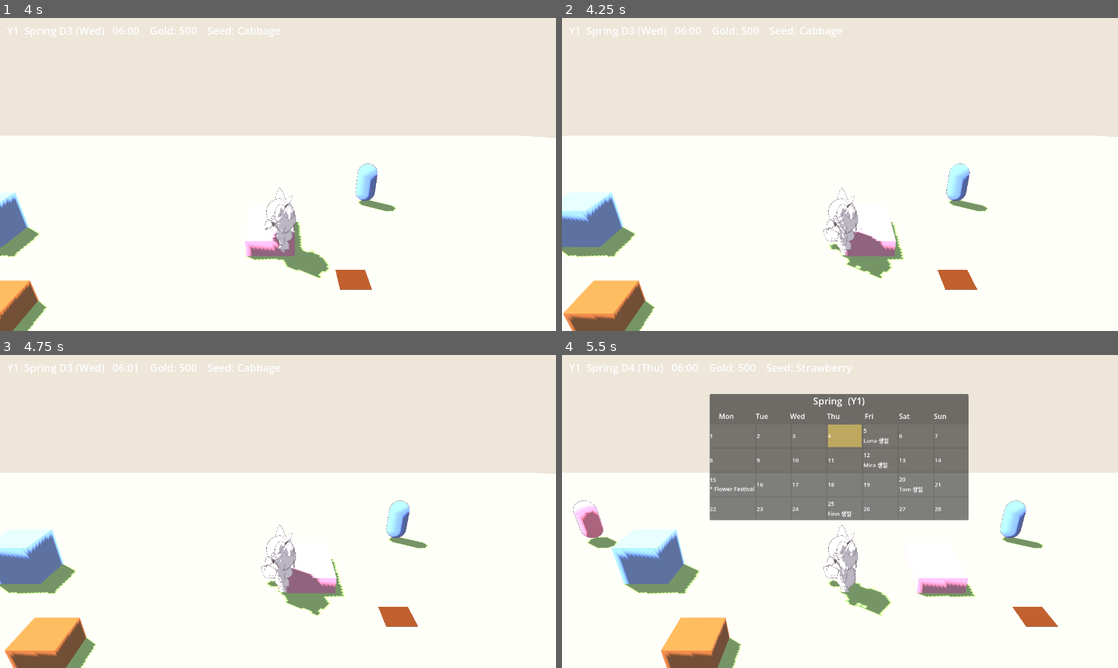
Above: before the commit, frames 1-4 (two rows, left to right).
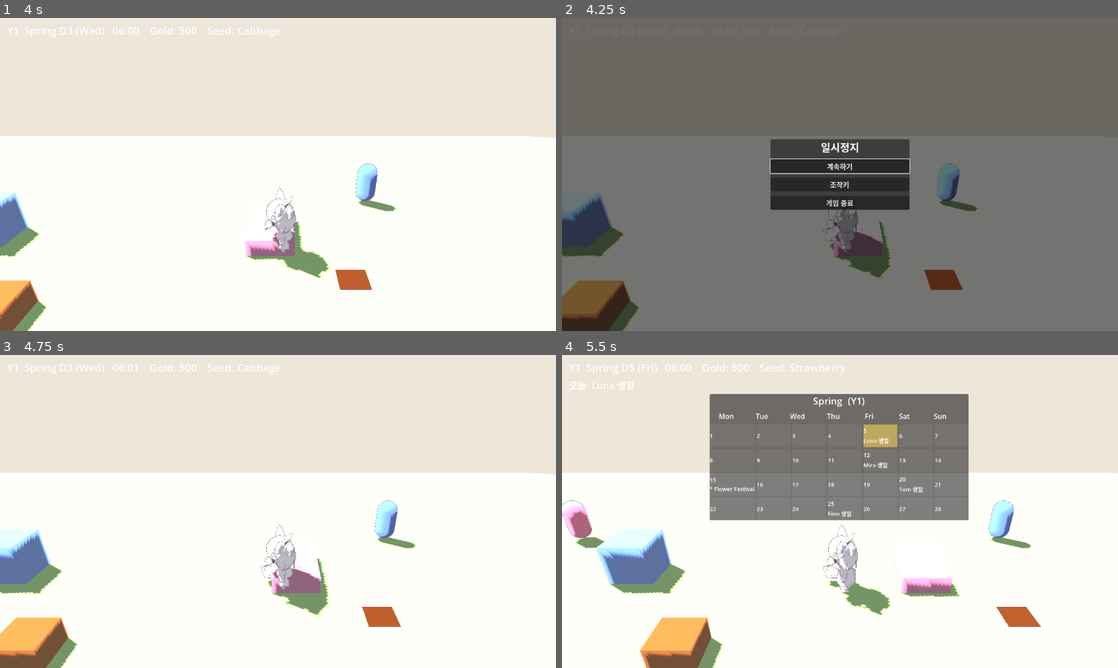
Above: after the commit, the same moments.

Repository: ui2030/cozy_vale
Game: Godot game, scene res://world/world.tscn
Two runs of this game, one before a commit and one after it. Both use one fixed random seed, a clock stepped at 60 frames per second and the inputs below.
Inputs (mouse positions are in pixels of both pictures, inside the frame that each line leads up to):
- Up to frame 1 (4 s): tap Enter at 0.5 s; hold D (move_right) 0.53-1.28 s; hold C (calendar) 0.53-1.28 s; tap Space at 0.77, 1.52, 3.02, 3.77 s; tap Q (cycle_seed) at 0.8, 1.35 s; hold S (move_down) 1.28-2.03 s; tap G (give) at 1.55 s; hold D (move_right) 2.03-2.78 s; hold G (give) 2.03-2.78 s; tap E (interact) at 2.3, 2.85 s; hold W (move_up) 2.78-3.53 s; tap F (use_tool) at 3.05 s; hold A (move_left) from 3.53 s (still down); hold F (use_tool) from 3.53 s (still down); tap C (calendar) at 3.8 s
- Up to frame 2 (4.25 s): keep holding A (move_left); keep holding F (use_tool); tap Escape (pause_menu, bound only after the commit) at 4.15 s
- Up to frame 3 (4.75 s): release A (move_left) at 4.25 s; release F (use_tool) at 4.25 s; click (278, 502) at 4.25 s, where only the run after the commit has a clickable "계속하기"
- Up to frame 4 (5.5 s): tap Space at 5, 5.27 s; hold A (move_left) from 5.03 s (still down); tap C (calendar) at 5.1 s; tap Q (cycle_seed) at 5.3 s

Frame 1 is identical in both runs. In frame 2, 100% of the frame differs, in the area x 0-100%, y 0-100%; in frame 3, 4.5%; in frame 4, 7.0%.

Commit message:
feat: 일시정지 메뉴 + 조작키 안내
- ESC 토글 메뉴(계속하기/조작키/게임종료), 열림 시 GameClock PAUSED
- 조작키 화면은 InputMap을 직접 읽어 표시(하드코딩 없음), 한국어 라벨은 InputSetup
- 종료 확인 문구 + 예/아니오, 메뉴 열리면 달력 패널 닫힘
- 메뉴 중 플레이어 이동·상호작용 차단, test_core 스모크 추가

Diff:
--- a/autoload/input_setup.gd
+++ b/autoload/input_setup.gd
@@ -1,6 +1,18 @@
 extends Node
 # 입력 액션 등록 (DESIGN 11.4 — 액션 이름으로만 입력, 패드는 나중에 같은 액션에 매핑 추가)
 # physical_keycode = 물리 키 위치 기준(비QWERTY 배열에서도 WASD 위치 유지).
+
+# 조작키 안내 화면용 한국어 라벨 + 표시 순서 (InputMap이 키 단일출처, 여긴 라벨만)
+const ACTION_LABELS := {
+	"move_up": "위로 이동", "move_down": "아래로 이동",
+	"move_left": "왼쪽 이동", "move_right": "오른쪽 이동",
+	"interact": "상호작용 (침대/상점/상자/대화)",
+	"use_tool": "도구 사용",
+	"cycle_seed": "씨앗 변경",
+	"give": "선물 주기",
+	"calendar": "달력 열기",
+	"pause_menu": "일시정지 메뉴",
+}
 
 func _ready() -> void:
 	_add("move_up", [KEY_W, KEY_UP])
@@ -12,6 +24,7 @@
 	_add("cycle_seed", [KEY_Q])           # 선택 씨앗 순환
 	_add("give", [KEY_G])                 # 근처 주민에게 선물
 	_add("calendar", [KEY_C])             # 달력 패널 토글
+	_add("pause_menu", [KEY_ESCAPE])      # 일시정지 메뉴 토글
 
 func _add(action: String, keys: Array) -> void:
 	if InputMap.has_action(action):
--- a/player/player.gd
+++ b/player/player.gd
@@ -42,6 +42,9 @@
 	stats_changed.emit()
 
 func _physics_process(delta: float) -> void:
+	if GameClock.state == GameClock.State.PAUSED:  # 메뉴 열림 = 조작 정지
+		velocity = Vector3.ZERO
+		return
 	if not is_on_floor():
 		velocity.y -= gravity * delta
 	else:
@@ -60,6 +63,8 @@
 	_update_highlight()
 
 func _unhandled_input(event: InputEvent) -> void:
+	if GameClock.state == GameClock.State.PAUSED:  # 메뉴 열림 = 상호작용 차단
+		return
 	if event.is_action_pressed("interact"):
 		_try_interact()
 	elif event.is_action_pressed("use_tool"):
--- a/tests/test_core.gd
+++ b/tests/test_core.gd
@@ -28,6 +28,7 @@
 	_test_v1_save_compat()
 	_test_calendar()
 	_test_festival()
+	_test_pause_menu()
 	print("ALL CORE TESTS PASS")
 	get_tree().quit()
 
@@ -173,6 +174,16 @@
 	assert(not _npcsys._festival_active, "축제 종료")
 	assert(_npcsys.npc_nodes[id].position.distance_to(home_pos) < 0.01, "집 복귀")
 
+func _test_pause_menu() -> void:
+	var menu := preload("res://ui/pause_menu.gd").new()
+	add_child(menu)  # _ready: 뷰 빌드
+	GameClock.state = GameClock.State.NORMAL
+	menu.open_menu()
+	assert(GameClock.state == GameClock.State.PAUSED, "메뉴 열림 → PAUSED")
+	assert(menu.visible, "메뉴 표시")
+	menu.close_menu()
+	assert(GameClock.state == GameClock.State.NORMAL, "메뉴 닫힘 → 이전 상태 복원")
+
 func _test_v1_save_compat() -> void:
 	# A단계(v1) 세이브를 그대로 로드 → 마이그레이션되어 복원 (호환)
 	var dir := DirAccess.open("user://")
--- a/ui/calendar_panel.gd
+++ b/ui/calendar_panel.gd
@@ -11,6 +11,7 @@
 var _grid: GridContainer
 
 func _ready() -> void:
+	add_to_group("calendar_panel")  # 일시정지 메뉴가 열릴 때 닫도록
 	visible = false
 	mouse_filter = Control.MOUSE_FILTER_IGNORE
 	set_anchors_preset(Control.PRESET_FULL_RECT)
--- a/ui/hud.tscn
+++ b/ui/hud.tscn
@@ -1,7 +1,8 @@
-[gd_scene load_steps=3 format=3]
+[gd_scene load_steps=4 format=3]
 
 [ext_resource type="Script" path="res://ui/hud.gd" id="1"]
 [ext_resource type="Script" path="res://ui/calendar_panel.gd" id="2"]
+[ext_resource type="Script" path="res://ui/pause_menu.gd" id="3"]
 
 [node name="HUD" type="CanvasLayer"]
 script = ExtResource("1")
@@ -26,3 +27,11 @@
 
 [node name="CalendarPanel" type="Control" parent="."]
 script = ExtResource("2")
+
+[node name="PauseMenu" type="Control" parent="."]
+anchors_preset = 15
+anchor_right = 1.0
+anchor_bottom = 1.0
+grow_horizontal = 2
+grow_vertical = 2
+script = ExtResource("3")
--- /dev/null
+++ b/ui/pause_menu.gd
@@ -0,0 +1,112 @@
+extends Control
+# 일시정지 메뉴 (ESC 토글). 열림=GameClock PAUSED, 닫힘=이전 상태 복원.
+# 조작키 화면은 InputMap을 실제로 읽어 표시 (하드코딩 금지, 리바인딩 넣어도 무변경).
+# 버튼 focus 네이티브 네비게이션으로 마우스+키보드(위아래/Enter) 둘 다 동작.
+
+enum View { MAIN, CONTROLS, CONFIRM }
+
+var _views := {}
+var _prev_state := GameClock.State.NORMAL
+
+func _ready() -> void:
+	add_to_group("pause_menu")
+	visible = false
+	set_anchors_preset(Control.PRESET_FULL_RECT)
+	var dim := ColorRect.new()
+	dim.color = Color(0, 0, 0, 0.55)
+	dim.set_anchors_preset(Control.PRESET_FULL_RECT)
+	add_child(dim)
+	var cc := CenterContainer.new()
+	cc.set_anchors_preset(Control.PRESET_FULL_RECT)
+	cc.mouse_filter = Control.MOUSE_FILTER_IGNORE
+	add_child(cc)
+	_views[View.MAIN] = _build_main()
+	_views[View.CONTROLS] = _build_controls()
+	_views[View.CONFIRM] = _build_confirm()
+	for v in _views.values():
+		cc.add_child(v)
+
+func _unhandled_input(event: InputEvent) -> void:
+	if event.is_action_pressed("pause_menu"):
+		if visible:
+			close_menu()
+		else:
+			open_menu()
+		get_viewport().set_input_as_handled()
+
+func open_menu() -> void:
+	_prev_state = GameClock.state
+	GameClock.state = GameClock.State.PAUSED
+	var cal := get_tree().get_first_node_in_group("calendar_panel")
+	if cal != null:
+		cal.visible = false
+	visible = true
+	_show(View.MAIN)
+
+func close_menu() -> void:
+	GameClock.state = _prev_state
+	visible = false
+
+func _show(view: int) -> void:
+	for v in _views:
+		_views[v].visible = (v == view)
+	var btns: Array = _views[view].find_children("", "Button", true, false)  # owned=false: 코드 생성 노드
+	if not btns.is_empty():
+		btns[0].grab_focus()
+
+# ── 뷰 빌드 ────────────────────────────────────────────────────
+func _panel(title: String) -> Array:  # [PanelContainer, VBoxContainer]
+	var p := PanelContainer.new()
+	var vb := VBoxContainer.new()
+	vb.add_theme_constant_override("separation", 10)
+	vb.custom_minimum_size = Vector2(320, 0)
+	p.add_child(vb)
+	var t := Label.new()
+	t.text = title
+	t.add_theme_font_size_override("font_size", 24)
+	t.horizontal_alignment = HORIZONTAL_ALIGNMENT_CENTER
+	vb.add_child(t)
+	return [p, vb]
+
+func _btn(vb: VBoxContainer, text: String, cb: Callable) -> void:
+	var b := Button.new()
+	b.text = text
+	b.pressed.connect(cb)
+	vb.add_child(b)
+
+func _build_main() -> Control:
+	var r := _panel("일시정지")
+	_btn(r[1], "계속하기", close_menu)
+	_btn(r[1], "조작키", func(): _show(View.CONTROLS))
+	_btn(r[1], "게임 종료", func(): _show(View.CONFIRM))
+	return r[0]
+
+func _build_controls() -> Control:
+	var r := _panel("조작키")
+	for action in InputSetup.ACTION_LABELS:
+		if not InputMap.has_action(action):
+			continue
+		var row := Label.new()
+		row.add_theme_font_size_override("font_size", 16)
+		row.text = "%s   —   %s" % [InputSetup.ACTION_LABELS[action], _keys_for(action)]
+		r[1].add_child(row)
+	_btn(r[1], "뒤로", func(): _show(View.MAIN))
+	return r[0]
+
+func _build_confirm() -> Control:
+	var r := _panel("게임 종료")
+	var msg := Label.new()
+	msg.text = "저장은 취침 시에만 됩니다.\n종료할까요?"
+	msg.horizontal_alignment = HORIZONTAL_ALIGNMENT_CENTER
+	r[1].add_child(msg)
+	_btn(r[1], "예", func(): get_tree().quit())
+	_btn(r[1], "아니오", func(): _show(View.MAIN))
+	return r[0]
+
+func _keys_for(action: String) -> String:
+	var parts := []
+	for e in InputMap.action_get_events(action):
+		if e is InputEventKey:
+			var kc: int = e.physical_keycode if e.physical_keycode != 0 else e.keycode
+			parts.append(OS.get_keycode_string(kc))
+	return ", ".join(parts)
--- a/world/world.gd
+++ b/world/world.gd
@@ -19,6 +19,8 @@
 		if pl != null:  # 광장이 카메라에 잡히도록 플레이어를 광장 근처로
 			pl.global_position = Vector3(0, 2, 0)
 	get_tree().call_group("festival_system", "evaluate")
+	if "pausemenu" in OS.get_cmdline_user_args():  # 스크린샷 검증용 메뉴 열기
+		get_tree().call_group("pause_menu", "open_menu")
 
 # StandardMaterial3D 정적 메시 → 곡면 툰 (투명물=조준칸 제외)
 func _convert_statics(node: Node) -> void:
